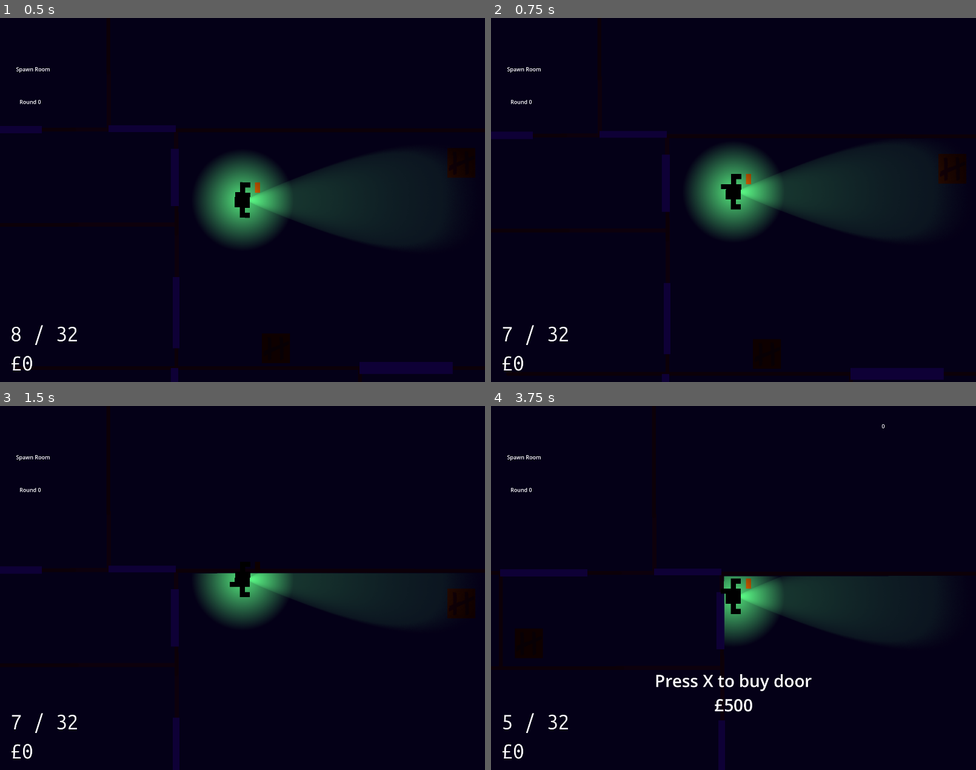
Above: before the commit, frames 1-4 (two rows, left to right).
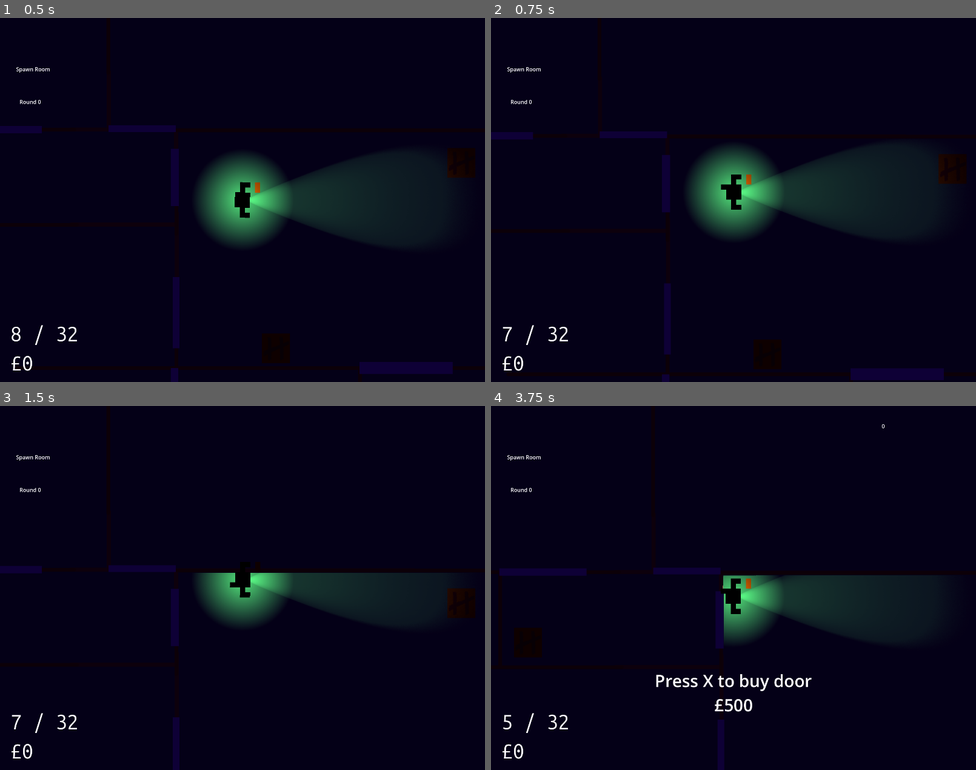
Above: after the commit, the same moments.

Repository: hamzuh/DoubleTap
Game: Godot game, scene res://basescene.tscn
Two runs of this game, one before a commit and one after it. Both use one fixed random seed, a clock stepped at 60 frames per second and the inputs below.
Inputs (mouse positions are in pixels of both pictures, inside the frame that each line leads up to):
- Up to frame 1 (0.5 s): no input
- Up to frame 2 (0.75 s): tap Enter (ui_accept) at 0.5 s; move the mouse to (709, 272) at 0.52 s; press the mouse at (709, 272) at 0.53 s; hold Up (ui_up) from 0.53 s (still down)
- Up to frame 3 (1.5 s): keep holding Up (ui_up); tap Enter (ui_accept) at 0.77 s; move the mouse to (388, 642) at 1.27 s; release the mouse at (388, 642) at 1.28 s; right-click (388, 642) at 1.35 s
- Up to frame 4 (3.75 s): tap Enter (ui_accept) at 1.52, 2, 3.02, 3.5 s; click (879, 642) at 1.55 s; move the mouse to (588, 533) at 2.02 s; release Up (ui_up) at 2.03 s; press the mouse at (588, 533) at 2.03 s; hold Left (ui_left) 2.03-3.53 s; move the mouse to (757, 588) at 2.77 s; release the mouse at (757, 588) at 2.78 s; click (757, 588) at 2.85 s; move the mouse to (660, 497) at 3.52 s; press the mouse at (660, 497) at 3.53 s; hold Down (ui_down) from 3.53 s (still down); right-click (660, 497) at 3.6 s

Frame 1 is identical in both runs. In frame 2, less than 0.1% of the frame differs, in the area x 22-75%, y 31-100%; in frame 3, less than 0.1%; in frame 4, 0.3%, in the area x 1-87%, y 44-100%.

Commit message:
Added camera shake on shooting.

Diff:
--- a/Entities/player.tscn
+++ b/Entities/player.tscn
@@ -12,6 +12,7 @@
 [ext_resource type="Texture2D" uid="uid://c4n86phsw5tin" path="res://Art/Player/attack/attack2/rp1.png" id="12_hx8w8"]
 [ext_resource type="Texture2D" uid="uid://6a6gawwm7yxq" path="res://Art/Player/attack/attack2/rp2.png" id="13_478ti"]
 [ext_resource type="Texture2D" uid="uid://c4jn3jgfey4dv" path="res://Art/Player/attack/attack2/rp3.png" id="14_o5x8e"]
+[ext_resource type="Script" uid="uid://cug4q5fxn1kbm" path="res://Scripts/camera.gd" id="14_qbc8u"]
 [ext_resource type="Texture2D" uid="uid://b1ovqkmraylvi" path="res://Art/Player/attack/attack3/k1.png" id="16_x6csf"]
 [ext_resource type="Texture2D" uid="uid://bnv214jwurwop" path="res://Art/Player/attack/attack3/k2.png" id="17_o0pwu"]
 [ext_resource type="Texture2D" uid="uid://ckj4gbq2aitwq" path="res://Art/Player/attack/attack3/k3.png" id="18_cv7bs"]
@@ -100,7 +101,7 @@
 }]
 
 [sub_resource type="CircleShape2D" id="CircleShape2D_sr0yt"]
-radius = 19.57
+radius = 22.0
 
 [sub_resource type="RectangleShape2D" id="RectangleShape2D_fd6u4"]
 size = Vector2(69, 51)
@@ -115,13 +116,14 @@
 rotation = 1.5708
 scale = Vector2(15, 15)
 sprite_frames = SubResource("SpriteFrames_6fhto")
-animation = &"move"
+animation = &"attack1"
 
 [node name="CollisionShape2D" type="CollisionShape2D" parent="." unique_id=1336274023]
 shape = SubResource("CircleShape2D_sr0yt")
 
 [node name="Camera2D" type="Camera2D" parent="." unique_id=785857714]
 position_smoothing_enabled = true
+script = ExtResource("14_qbc8u")
 
 [node name="State Machine" type="Node" parent="." unique_id=1673622242 node_paths=PackedStringArray("start_state")]
 script = ExtResource("6_lfewg")
--- a/Scripts/Player/CharacterBody2D.gd
+++ b/Scripts/Player/CharacterBody2D.gd
@@ -28,6 +28,9 @@
 # Power up variables
 var instakill: bool = false
 var double_points: bool = false
+
+# Camera Variables
+@onready var camera: Camera2D = $Camera2D
 
 # Signals
 signal money_changed()
--- a/Scripts/Weapons/weapon.gd
+++ b/Scripts/Weapons/weapon.gd
@@ -68,8 +68,13 @@
 	if canFire():
 		ammo_dict[weaponName][0] -= 1
 		get_parent().ammo_changed.emit(ammo_dict[weaponName][0], ammo_dict[weaponName][1])
+		# Play shot effect
+		# Probably randomise pitch a bit too
 		audioPlayer.stream = sfx.pick_random()
 		audioPlayer.play()
+		# Shake the camera
+		# Maybe change this to take info from resource and increase intensity over time for automatics
+		get_parent().camera.shake(10, 0.05)
 		ray.target_position = Vector2(1000, 0).rotated(randf_range(-PI/2, PI/2) * spread)
 		if ray.is_colliding():
 			if ray.get_collider().is_in_group("Enemy"):
--- /dev/null
+++ b/Scripts/camera.gd
@@ -0,0 +1,35 @@
+extends Camera2D
+
+@onready var noise = FastNoiseLite.new()
+var shake_intensity: float
+var active_shake_time: float
+
+var shake_decay: float = 5
+
+var shake_time: float
+var shake_time_speed: float = 20
+
+func _ready() -> void:
+	randomize()
+	noise.seed = randi()
+	noise.frequency = 2
+
+func _physics_process(delta: float) -> void:
+	if active_shake_time > 0:
+		shake_time += delta * shake_time_speed
+		active_shake_time -= delta
+
+		offset = Vector2(
+			noise.get_noise_2d(shake_time, 0) * shake_intensity,
+			noise.get_noise_2d(0, shake_time) * shake_intensity
+		)
+
+		shake_intensity = max(shake_intensity - shake_decay * delta, 0)
+
+	else:
+		offset = lerp(offset, Vector2.ZERO, 10.5 * delta)
+
+func shake(intensity, time):
+	shake_intensity = intensity
+	active_shake_time = time
+	shake_time = 0
--- a/Scripts/followerEnemy.gd
+++ b/Scripts/followerEnemy.gd
@@ -11,7 +11,7 @@
 var speed: int = 100
 #var speed: float = randf_range(97, 100)
 var health: int = 100
-var variation: Vector2 = Vector2(randf_range(0, 100), 0).rotated(randf_range(0, 2*PI))
+var variation: Vector2 = Vector2(randf_range(0, 22), 0).rotated(randf_range(0, 2*PI))
 
 # Knockback variables
 var knock: bool = false
Not shown, added: Scripts/camera.gd.uid
Not shown, changed: readme.txt
